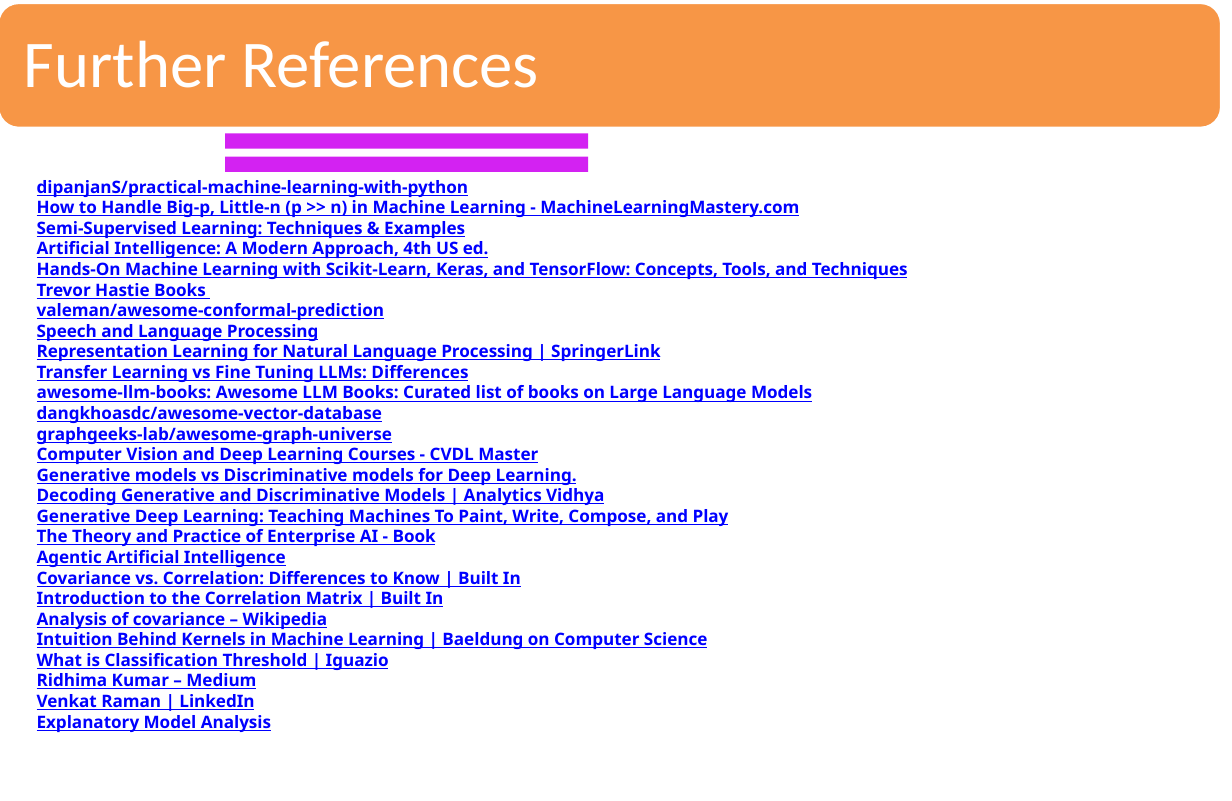
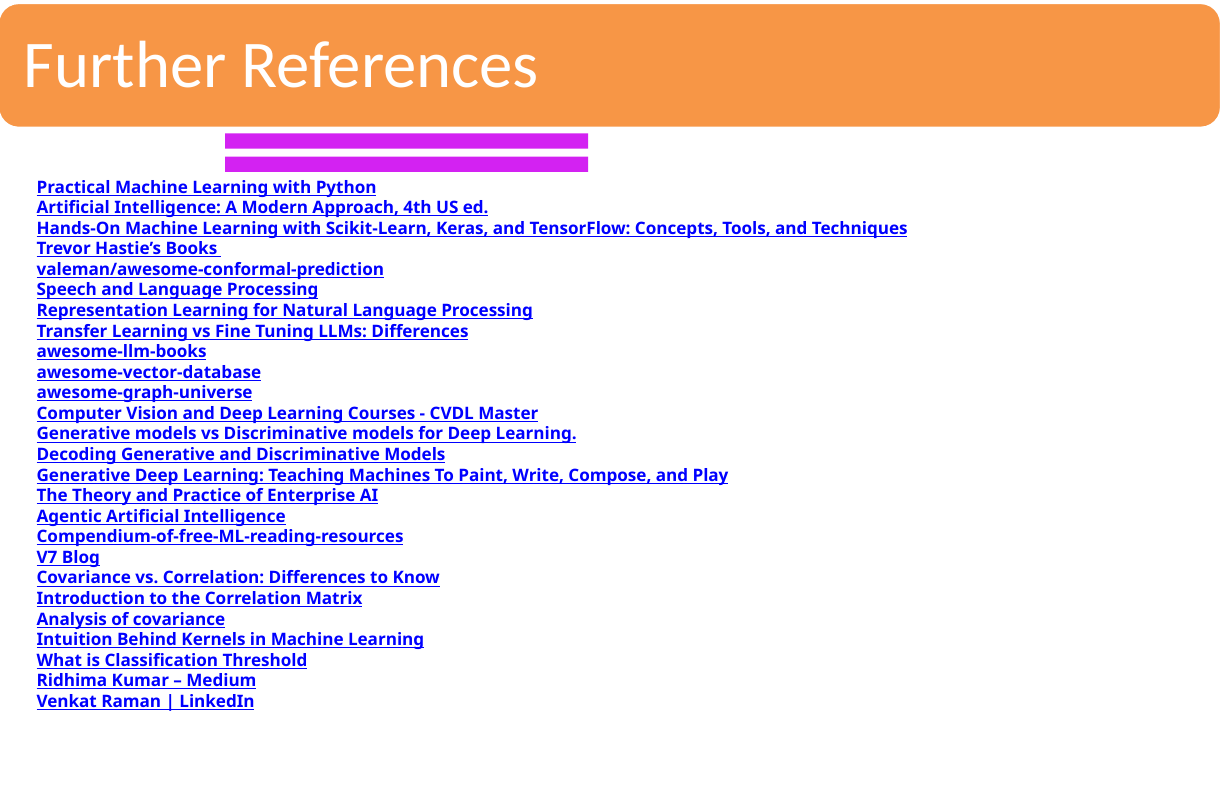
Before and after one commit to sandipray63in/Some_Self_Learning_Decks, a slide deck: slide 25 of AI, ML, DL & Related Topics(WIP).pptx (slide 17 before the commit). Drawn at 1232x801 pixels with LibreOffice and Linux fonts; fonts in the diff are those of the drawing. Boxes give left, top, right and bottom in pixels: in the first picture for what was removed or moved away, otherwise in the second. Text is boxed around its words. In the diff, an @@ line names an element or a change of style, - is before the commit and + after.

```diff
--- a/AI, ML, DL & Related Topics(WIP).pptx
+++ b/AI, ML, DL & Related Topics(WIP).pptx
@@ text at <box>37,180,377,197</box>: text changed @@
-dipanjanS/practical-machine-learning-with-python
-How to Handle Big-p, Little-n (p >> n) in Machine Learning - MachineLearningMastery.com
-Semi-Supervised Learning: Techniques & Examples
+Practical Machine Learning with Python
@@ text at <box>37,241,218,257</box>: text changed @@
-Trevor Hastie Books
+Trevor Hastie’s Books
@@ text at <box>37,303,533,320</box>: text changed @@
-Representation Learning for Natural Language Processing | SpringerLink
+Representation Learning for Natural Language Processing
@@ text at <box>37,344,262,402</box>: text changed @@
-awesome-llm-books: Awesome LLM Books: Curated list of books on Large Language Models
-dangkhoasdc/awesome-vector-database
-graphgeeks-lab/awesome-graph-universe
+awesome-llm-books
+awesome-vector-database
+awesome-graph-universe
@@ text at <box>37,447,445,464</box>: text changed @@
-Decoding Generative and Discriminative Models | Analytics Vidhya
+Decoding Generative and Discriminative Models
@@ text at <box>37,488,378,505</box>: text changed @@
-The Theory and Practice of Enterprise AI - Book
+The Theory and Practice of Enterprise AI
@@ text at <box>37,529,440,669</box>: text changed @@
-Covariance vs. Correlation: Differences to Know | Built In
-Introduction to the Correlation Matrix | Built In
-Analysis of covariance – Wikipedia
-Intuition Behind Kernels in Machine Learning | Baeldung on Computer Science
-What is Classification Threshold | Iguazio
+Compendium-of-free-ML-reading-resources
+V7 Blog
+Covariance vs. Correlation: Differences to Know
+Introduction to the Correlation Matrix
+Analysis of covariance
+Intuition Behind Kernels in Machine Learning
+What is Classification Threshold
@@ text at <box>37,715,271,732</box>: paragraph removed @@
-Explanatory Model Analysis
```
Also in this commit, not shown: 7 other slides changed, 8 slides added.
